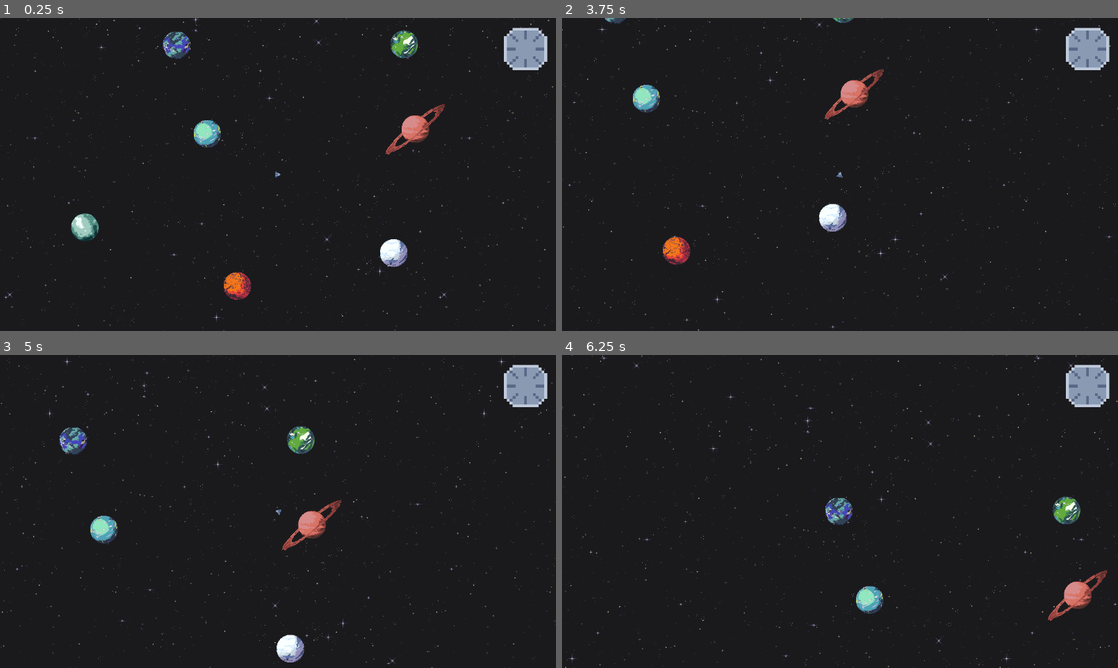
Above: before the commit, frames 1-4 (two rows, left to right).
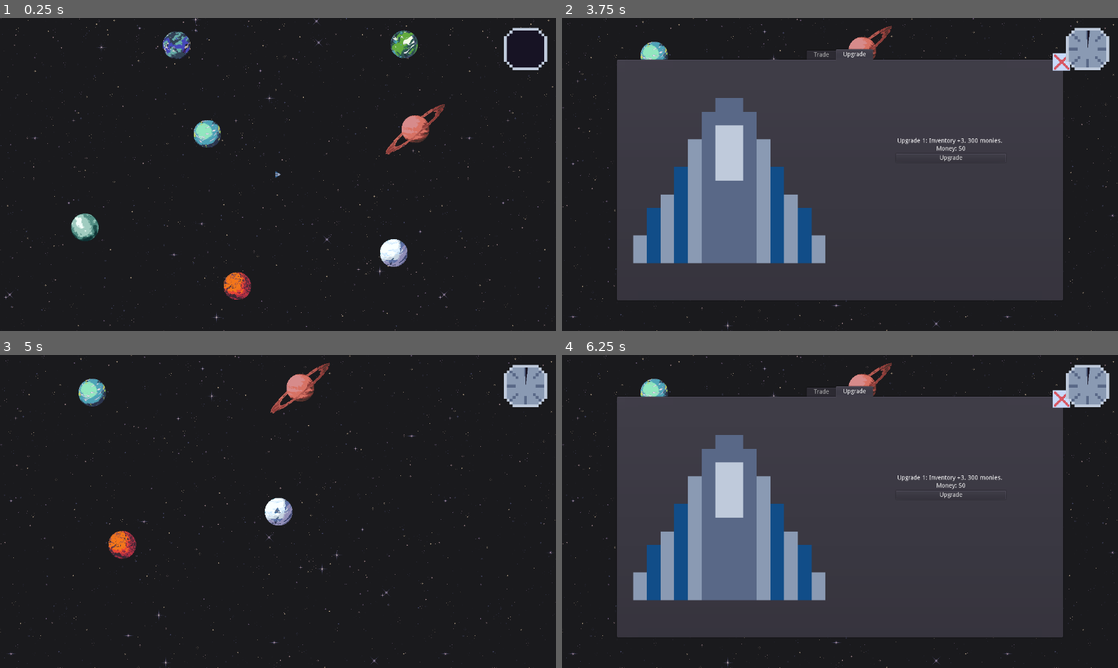
Above: after the commit, the same moments.

Repository: shadowhen/Star-Trader
Game: Godot game, scene res://World.tscn
Two runs of this game, one before a commit and one after it. Both use one fixed random seed, a clock stepped at 60 frames per second and the inputs below.
Inputs (mouse positions are in pixels of both pictures, inside the frame that each line leads up to):
- Up to frame 1 (0.25 s): no input
- Up to frame 2 (3.75 s): tap Enter at 0.5 s; move the mouse to (767, 133) at 0.52 s; press the mouse at (767, 133) at 0.53 s; hold Right (ui_right) 0.53-1.28 s; move the mouse to (1017, 71) at 1.27 s; release the mouse at (1017, 71) at 1.28 s; hold Down (ui_down) 1.28-2.03 s; tap T (trade) at 1.35, 2.85 s; click (1017, 71) at 1.42 s; tap Space at 2 s; move the mouse to (1023, 293) at 2.02 s; press the mouse at (1023, 293) at 2.03 s; hold Right (ui_right) 2.03-2.78 s; move the mouse to (817, 296) at 2.77 s; release the mouse at (817, 296) at 2.78 s; hold Up (ui_up) 2.78-3.53 s; click (817, 296) at 2.92 s; move the mouse to (867, 55) at 3.52 s; press the mouse at (867, 55) at 3.53 s; hold Left (ui_left) from 3.53 s (still down)
- Up to frame 3 (5 s): keep holding Left (ui_left); move the mouse to (38, 430) at 4.27 s; release the mouse at (38, 430) at 4.28 s; tap T (trade) at 4.35 s; click (38, 430) at 4.42 s
- Up to frame 4 (6.25 s): move the mouse to (867, 511) at 5.02 s; release Left (ui_left) at 5.03 s; press the mouse at (867, 511) at 5.03 s; hold Down (ui_down) 5.03-5.78 s; move the mouse to (756, 433) at 5.77 s; release the mouse at (756, 433) at 5.78 s; hold Right (ui_right) from 5.78 s (still down); tap T (trade) at 5.85 s

The runs differ from the first frame. In frame 1, 0.7% of the frame differs, in the area x 91-98%, y 4-16%; in frame 2, 63%; in frame 3, 4.6%; in frame 4, 63%, in the area x 0-100%, y 0-100%.
Error before the commit: Parse Error: The function "_process" already exists in this class (at line 31). (res://Game.gd:35)

Commit message:
Update Game.gd

Diff:
--- a/Game.gd
+++ b/Game.gd
@@ -27,10 +27,6 @@
 			get_node("GUI/SharedUI/Tabs/Upgrade/Container/RightSide/VBoxContainer/Label").text = "Upgrade 1: Inventory +3. 300 monies. "
 		elif player_ship_level == 2:
 			get_node("GUI/SharedUI/Tabs/Upgrade/Container/RightSide/VBoxContainer/Label").text = "Upgrade 2: Inventory +5. 800 monies. "
-
-func _process(delta):
-	# Updates the radial value of the ui clock
-	clock.value = week_timer.wait_time - week_timer.time_left
 
 func _process(delta):
 	# Updates the radial value of the ui clock
